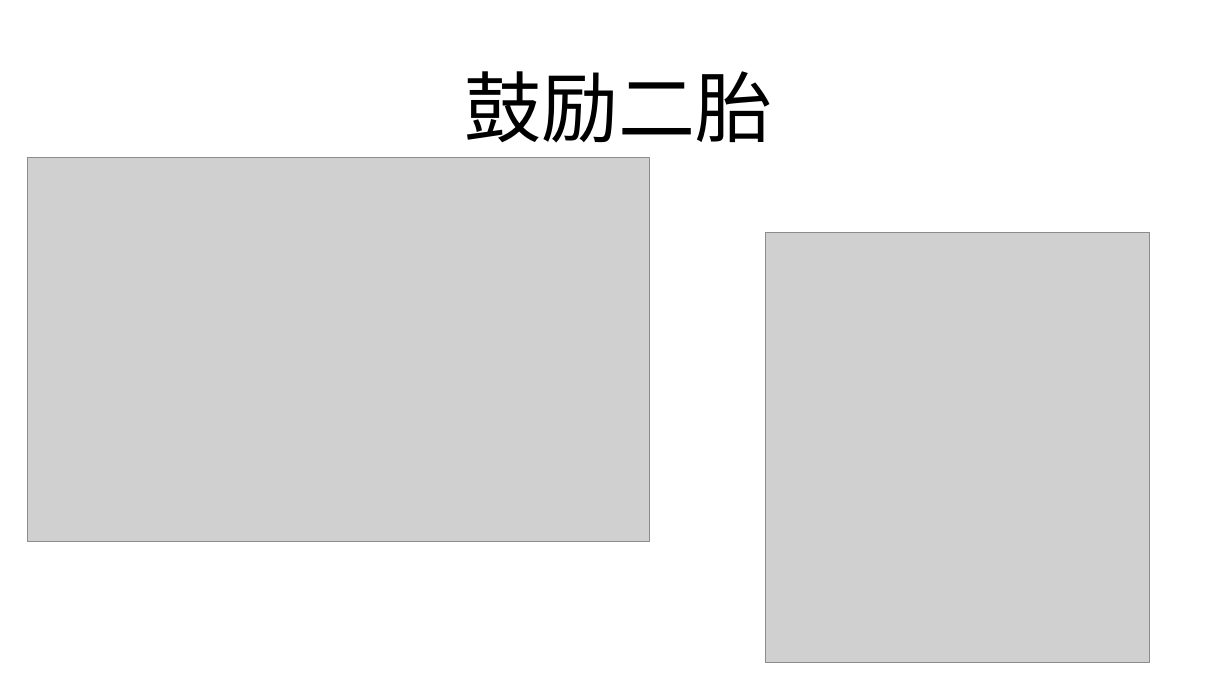
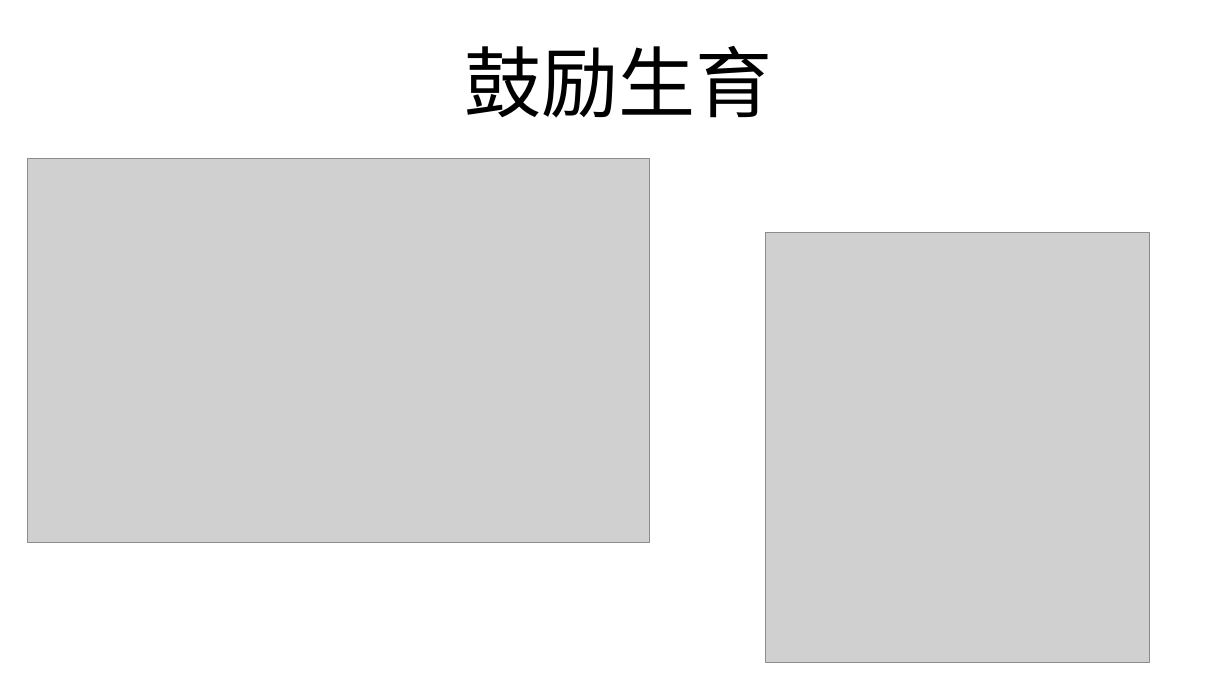
Before and after one commit to FredJiangFei/freetalk, a slide deck: slide 4 of 生娃是国家大事/sw - Copy.pptx. Drawn at 1232x693 pixels with LibreOffice and Linux fonts; fonts in the diff are those of the drawing; grey boxes stand for pictures. Boxes give left, top, right and bottom in pixels: in the first picture for what was removed or moved away, otherwise in the second. Text is boxed around its words. In the diff, an @@ line names an element or a change of style, - is before the commit and + after.

```diff
--- a/生娃是国家大事/sw - Copy.pptx
+++ b/生娃是国家大事/sw - Copy.pptx
@@ title at (465,46,773,118): text changed @@
-鼓励二胎
+鼓励生育
```
Also in this commit, not shown: 12 other slides changed, 5 slides added, 10 slides removed, 2 other files.
